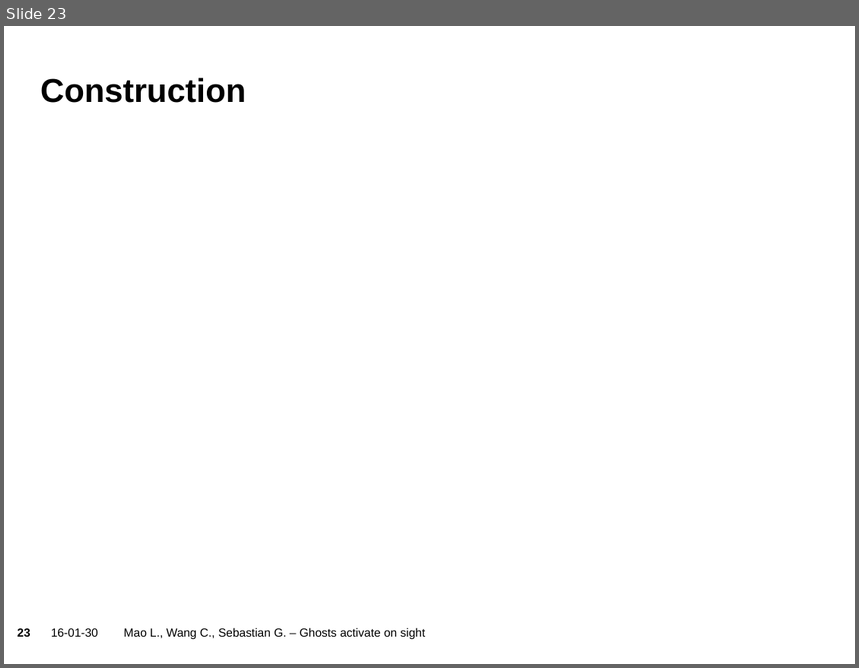
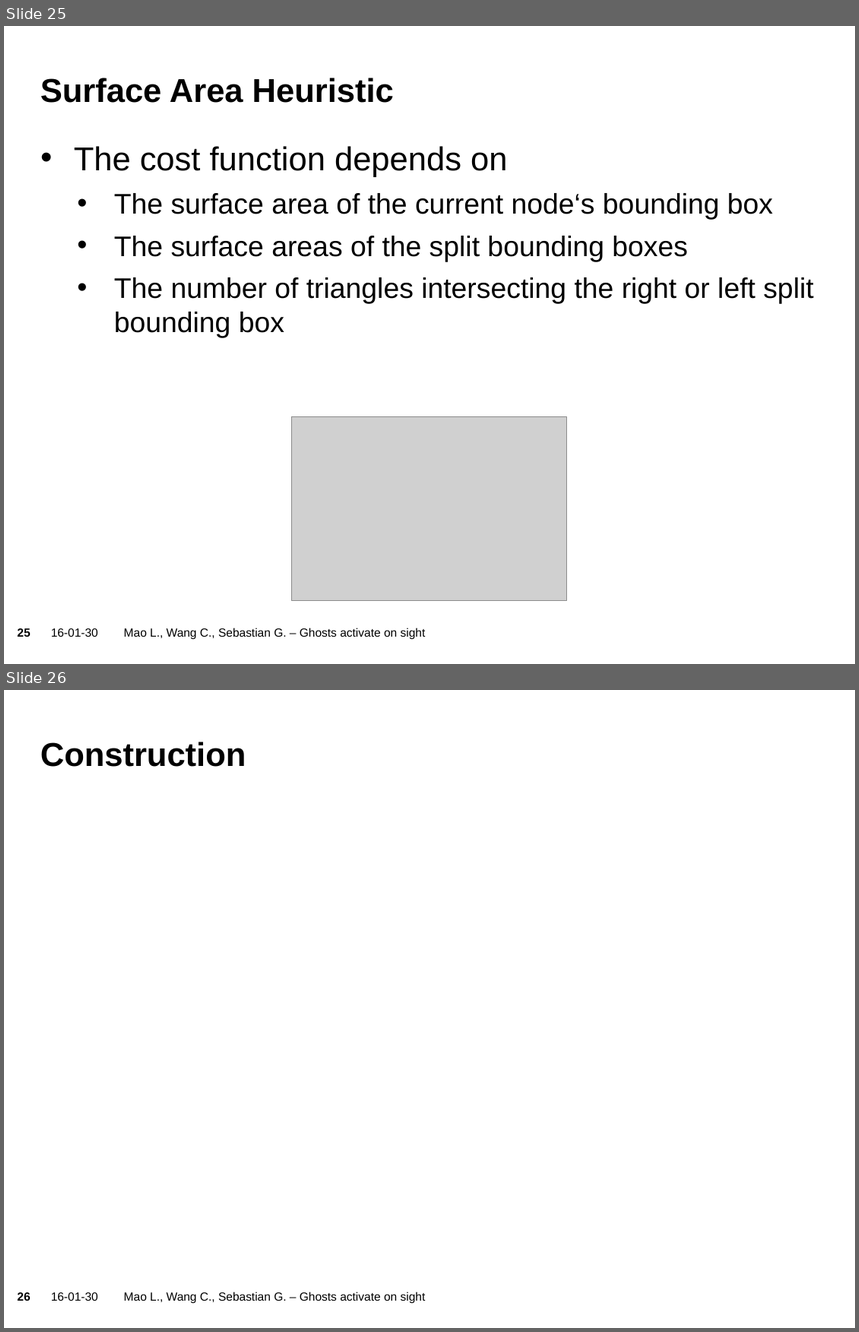
Before and after one commit to sgraf812/compgeom15, a slide deck: presentation/Presentation.pptx. Shown one above the other, each under a label of ours: slide 23 before the commit, slides 25 and 26 after it. The pictures are 859x668 and 859x1332 pixels, drawn with LibreOffice and Linux fonts; fonts in the diff are those of the drawing; grey boxes stand for pictures; background and template pictures are left out. Boxes give left, top, right and bottom in pixels: in the first picture for what was removed or moved away, otherwise in the second. Text is boxed around its words. In the diff, an @@ line names an element or a change of style, - is before the commit and + after.

```diff
--- a/presentation/Presentation.pptx
+++ b/presentation/Presentation.pptx
@@ slide 25 added at [4,26,855,664], background picture (left out); not listed: 2 template elements that a slide beside it also shows @@
@@ title added at [40,78,394,103], 28 pt, text #000000, bold @@
+Surface Area Heuristic
@@ text added at [74,146,813,338], 24 pt, text #000000 @@
+• The cost function depends on
+  • The surface area of the current node‘s bounding box
+  • The surface areas of the split bounding boxes
+  • The number of triangles intersecting the right or left split bounding box
@@ picture added at [292,417,566,601] @@
@@ text added at [124,628,426,640], 10 pt, text #000000 @@
+Mao L., Wang C., Sebastian G. – Ghosts activate on sight
@@ what was slide 23 is now slide 26 @@
@@ page number at [17,1293,30,1301]: text changed @@
-23
+26
```
Also in this commit, not shown: 13 other slides added, 24 other files.
